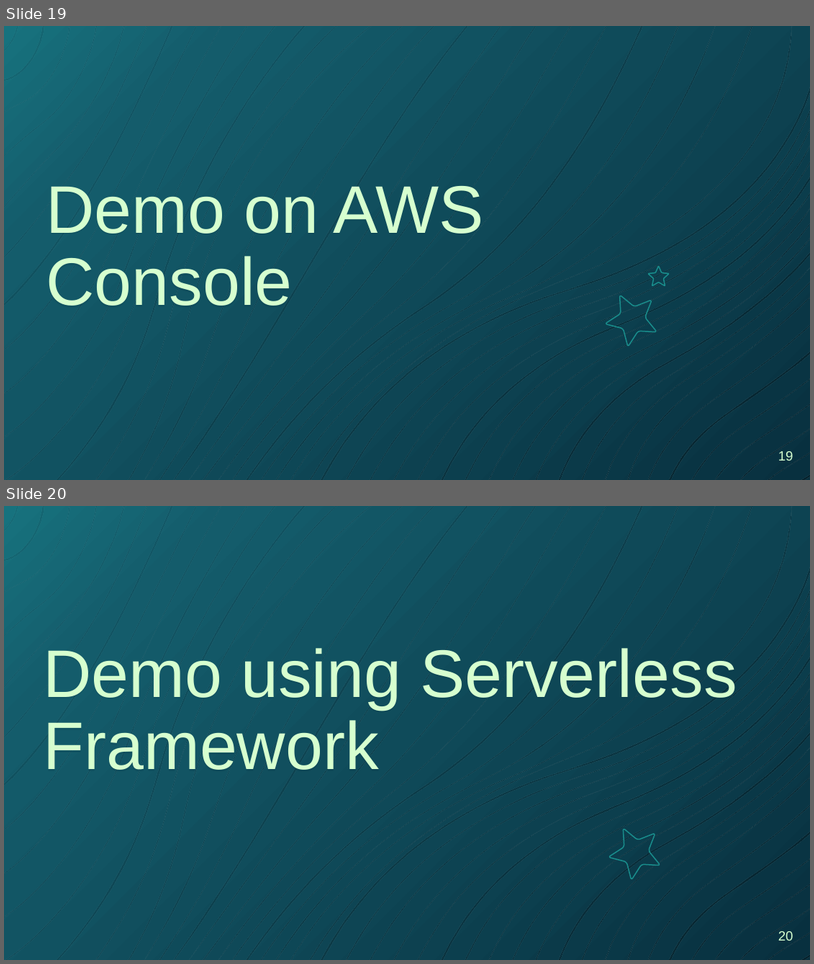
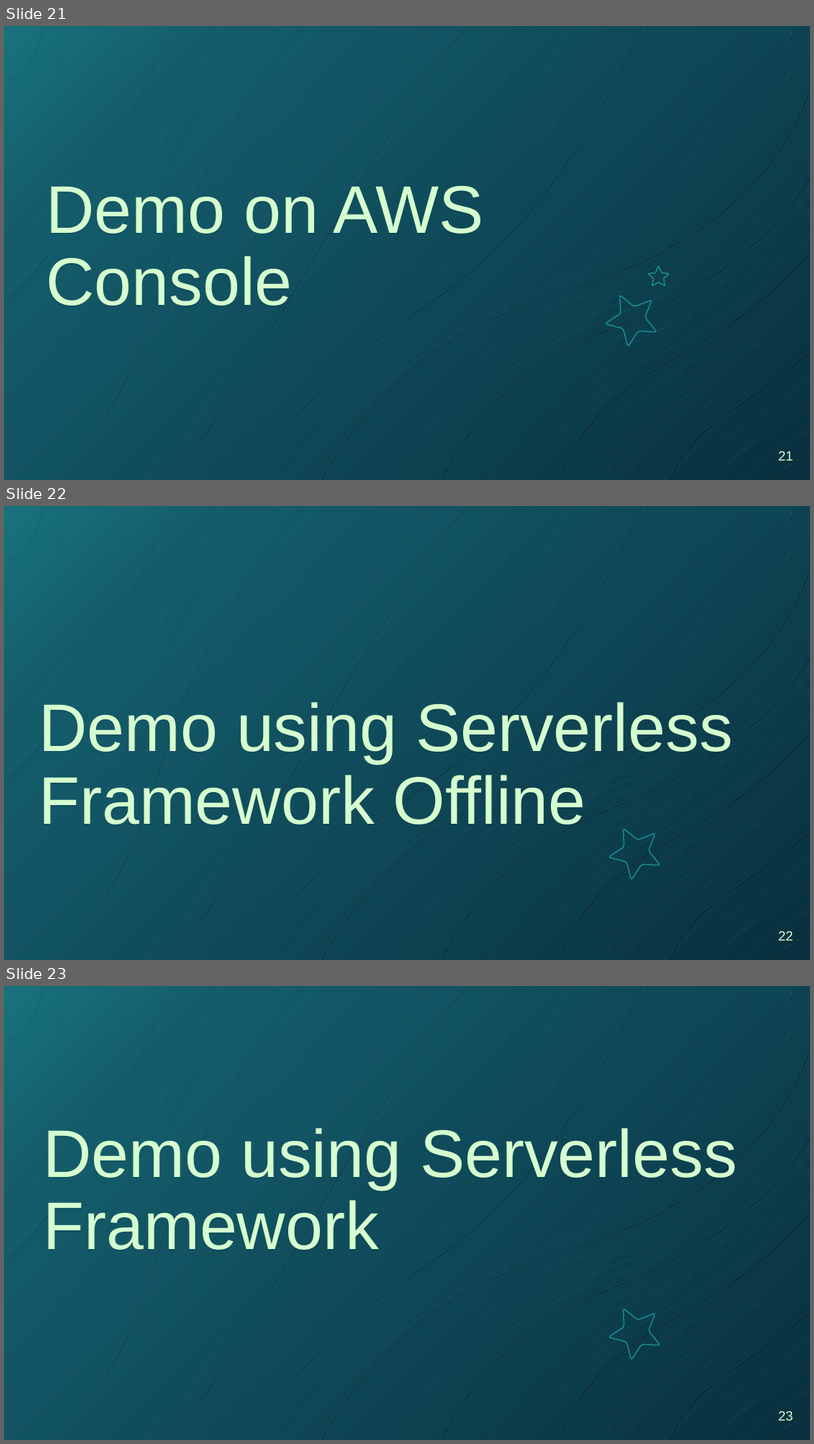
Before and after one commit to Saim-Safdar/DevOps-Day, a slide deck: Serverless Architecture/Serverless Architecture - Presentation.pptx. Shown one above the other, each under a label of ours: slides 19 and 20 before the commit, slides 21, 22 and 23 after it. The pictures are 814x964 and 814x1444 pixels, drawn with LibreOffice and Linux fonts; fonts in the diff are those of the drawing. Boxes give left, top, right and bottom in pixels: in the first picture for what was removed or moved away, otherwise in the second. Text is boxed around its words. In the diff, an @@ line names an element or a change of style, - is before the commit and + after.

```diff
--- a/Serverless Architecture/Serverless Architecture - Presentation.pptx
+++ b/Serverless Architecture/Serverless Architecture - Presentation.pptx
@@ slide 22 added at [4, 506, 810, 960], background gradient #17727E to #145C6B to #08303F; not listed: 1 template element that a slide beside it also shows @@
@@ title added at [39, 702, 733, 824], 60 pt, text #D6FFCF @@
+Demo using Serverless Framework Offline
@@ freeform shape added at [603, 816, 672, 885], outline #198D8C 0.96 pt @@
@@ page number added at [779, 931, 794, 940], 12 pt, text #D6FFCF @@
+22
@@ what was slide 19 is now slide 21 @@
@@ page number at [779, 451, 794, 460]: text changed @@
-19
+21
@@ what was slide 20 is now slide 23 @@
@@ page number at [779, 1411, 794, 1420]: text changed @@
-20
+23
```
Also in this commit, not shown: 15 slides changed, 2 other slides added, 1 slide removed.
